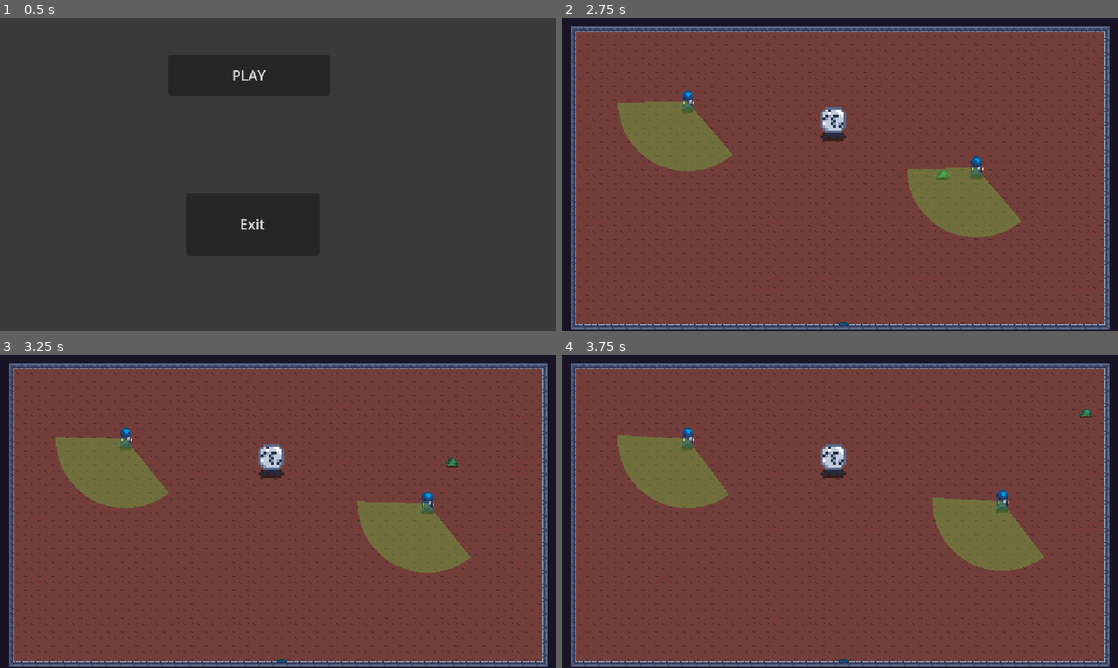
Above: before the commit, frames 1-4 (two rows, left to right).
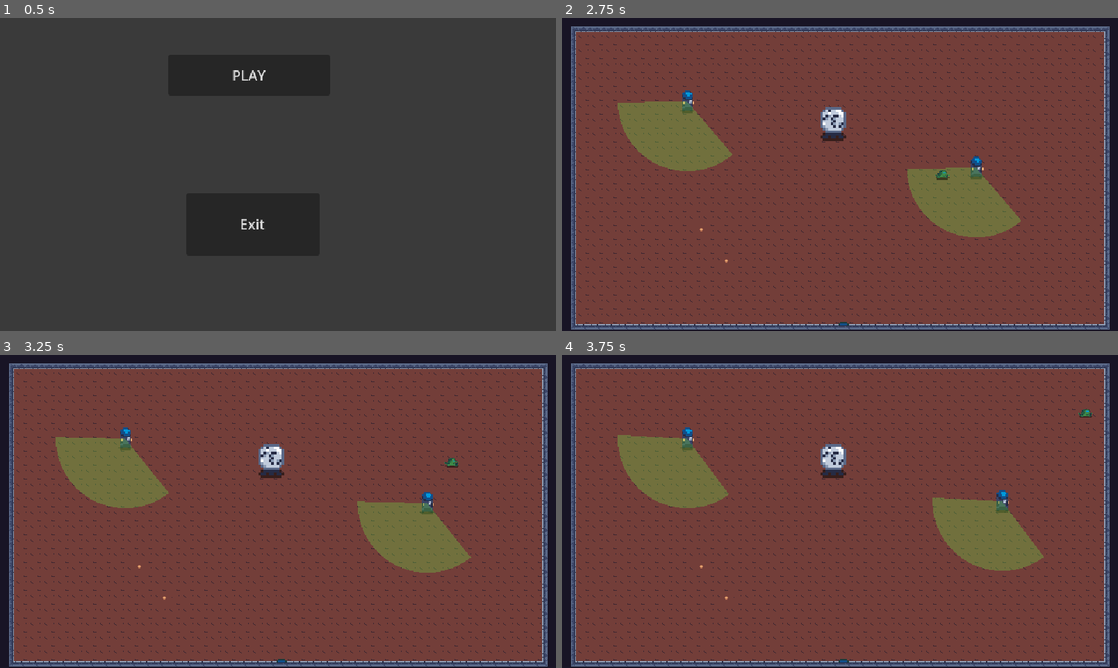
Above: after the commit, the same moments.

Repository: Arssin/ParasiteJam
Game: Godot game, scene res://scenes/main_scene.tscn
Two runs of this game, one before a commit and one after it. Both use one fixed random seed, a clock stepped at 60 frames per second and the inputs below.
Inputs (mouse positions are in pixels of both pictures, inside the frame that each line leads up to):
- Up to frame 1 (0.5 s): no input
- Up to frame 2 (2.75 s): click "PLAY" at 0.5 s; click "PLAY" at 1.25 s; move the mouse to (962, 158) at 2.02 s; hold D (move_right) from 2.03 s (still down); click (962, 158) at 2.1 s
- Up to frame 3 (3.25 s): move the mouse to (166, 527) at 2.77 s; release D (move_right) at 2.78 s; hold Down (move_down) from 2.78 s (still down); click (166, 527) at 2.85 s
- Up to frame 4 (3.75 s): move the mouse to (895, 442) at 3.52 s; release Down (move_down) at 3.53 s; hold D (move_right) from 3.53 s (still down); click (895, 442) at 3.6 s

Frame 1 is identical in both runs. In frame 2, less than 0.1% of the frame differs, in the area x 24-70%, y 48-80%; in frame 3, less than 0.1%; in frame 4, less than 0.1%.

Commit message:
add trap

Diff:
--- a/characters/player.tscn
+++ b/characters/player.tscn
@@ -12,6 +12,7 @@
 height = 15.1515
 
 [node name="Player" type="CharacterBody2D"]
+z_index = 1
 scale = Vector2(1.2, 1.2)
 collision_layer = 2
 collision_mask = 21
--- a/levels/Level1.tscn
+++ b/levels/Level1.tscn
@@ -1,9 +1,10 @@
-[gd_scene load_steps=10 format=3 uid="uid://nqkcepm4sjb1"]
+[gd_scene load_steps=11 format=3 uid="uid://nqkcepm4sjb1"]
 
 [ext_resource type="Texture2D" uid="uid://bb4hix8x7d8wo" path="res://assets/MapPrototype.png" id="1_t4ppf"]
 [ext_resource type="PackedScene" uid="uid://ulroyeuyk226" path="res://characters/player.tscn" id="2_qoi3o"]
 [ext_resource type="PackedScene" uid="uid://ovaevhdhmgd4" path="res://characters/marines.tscn" id="3_r1udf"]
 [ext_resource type="PackedScene" uid="uid://clrte50v5ertq" path="res://scenes/laser.tscn" id="4_bee40"]
+[ext_resource type="PackedScene" uid="uid://8h3r6edqj1xt" path="res://scenes/trap.tscn" id="5_hmvky"]
 
 [sub_resource type="TileSetAtlasSource" id="TileSetAtlasSource_p568i"]
 texture = ExtResource("1_t4ppf")
@@ -169,3 +170,9 @@
 
 [node name="laser" parent="." instance=ExtResource("4_bee40")]
 position = Vector2(324, 337)
+
+[node name="trap" parent="." instance=ExtResource("5_hmvky")]
+position = Vector2(160, 243)
+
+[node name="trap2" parent="." instance=ExtResource("5_hmvky")]
+position = Vector2(189, 279)
--- /dev/null
+++ b/scenes/trap.gd
@@ -0,0 +1,16 @@
+extends Node2D
+
+
+# Called when the node enters the scene tree for the first time.
+func _ready() -> void:
+	pass # Replace with function body.
+
+
+# Called every frame. 'delta' is the elapsed time since the previous frame.
+func _process(delta: float) -> void:
+	pass
+
+
+func _on_area_2d_body_entered(body: Node2D) -> void:
+	if body is Player:
+		$AnimatedSprite2D.play("default")
--- a/scenes/trap.tscn
+++ b/scenes/trap.tscn
@@ -1,6 +1,52 @@
-[gd_scene format=3 uid="uid://8h3r6edqj1xt"]
+[gd_scene load_steps=8 format=3 uid="uid://8h3r6edqj1xt"]
+
+[ext_resource type="Script" path="res://scenes/trap.gd" id="1_5gpne"]
+[ext_resource type="Texture2D" uid="uid://bb4hix8x7d8wo" path="res://assets/MapPrototype.png" id="1_bg5n5"]
+
+[sub_resource type="AtlasTexture" id="AtlasTexture_iy18p"]
+atlas = ExtResource("1_bg5n5")
+region = Rect2(64, 80, 16, 16)
+
+[sub_resource type="AtlasTexture" id="AtlasTexture_ry431"]
+atlas = ExtResource("1_bg5n5")
+region = Rect2(64, 96, 16, 16)
+
+[sub_resource type="AtlasTexture" id="AtlasTexture_lpo6k"]
+atlas = ExtResource("1_bg5n5")
+region = Rect2(80, 96, 16, 16)
+
+[sub_resource type="SpriteFrames" id="SpriteFrames_fwpdg"]
+animations = [{
+"frames": [{
+"duration": 1.0,
+"texture": SubResource("AtlasTexture_iy18p")
+}, {
+"duration": 1.0,
+"texture": SubResource("AtlasTexture_ry431")
+}, {
+"duration": 1.0,
+"texture": SubResource("AtlasTexture_lpo6k")
+}],
+"loop": false,
+"name": &"default",
+"speed": 5.0
+}]
+
+[sub_resource type="RectangleShape2D" id="RectangleShape2D_bwc4l"]
+size = Vector2(14, 14)
 
 [node name="trap" type="Node2D"]
+script = ExtResource("1_5gpne")
 
-[node name="TileMap" type="TileMap" parent="."]
-format = 2
+[node name="AnimatedSprite2D" type="AnimatedSprite2D" parent="."]
+sprite_frames = SubResource("SpriteFrames_fwpdg")
+speed_scale = 0.8
+
+[node name="Area2D" type="Area2D" parent="."]
+collision_layer = 0
+collision_mask = 2
+
+[node name="CollisionShape2D" type="CollisionShape2D" parent="Area2D"]
+shape = SubResource("RectangleShape2D_bwc4l")
+
+[connection signal="body_entered" from="Area2D" to="." method="_on_area_2d_body_entered"]
